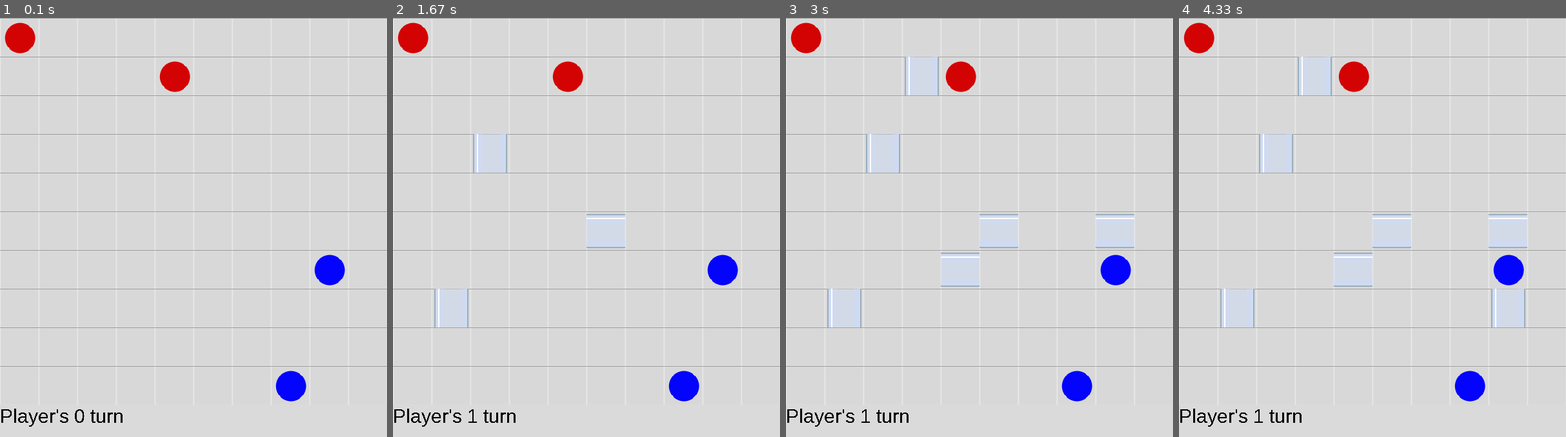
Above: before the commit, frames 1-4 (left to right).
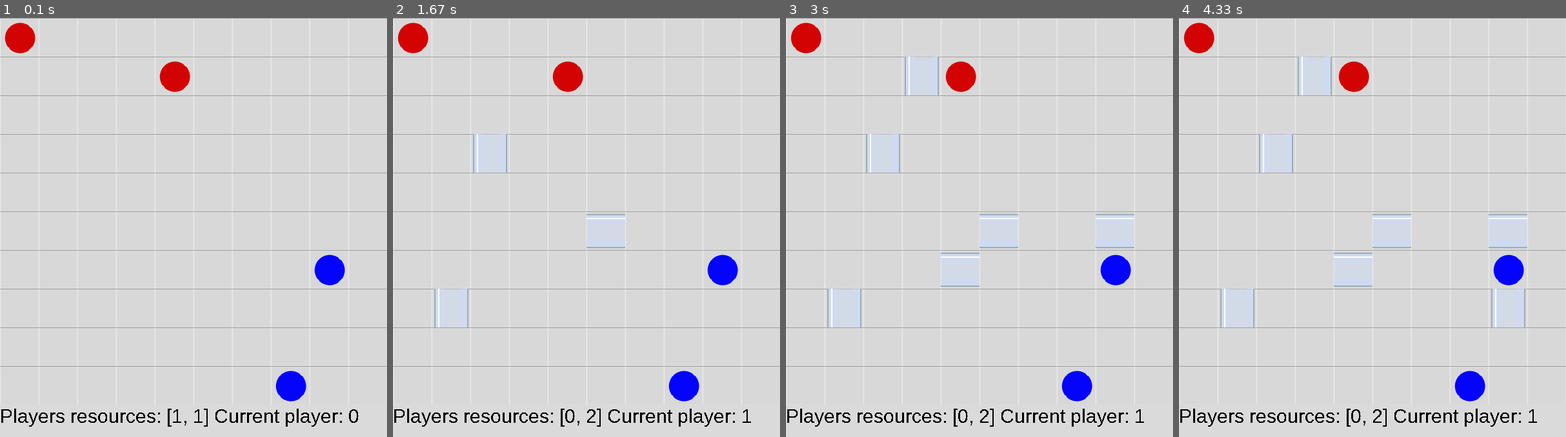
Above: after the commit, the same moments.

Repository: Hairash/pipes-game
Game: pygame game, started from main.py
Two runs of this game, one before a commit and one after it. Both use one fixed random seed, a clock stepped at 60 frames per second and the inputs below.
Inputs (mouse positions are in pixels of both pictures, inside the frame that each line leads up to):
- Up to frame 1 (0.1 s): no input
- Up to frame 2 (1.67 s): click (586, 227) at 0.38 s; click (466, 323) at 0.78 s; click (493, 143) at 1.2 s; move the mouse to (586, 277) at 1.5 s
- Up to frame 3 (3 s): click (979, 277) at 1.7 s; click (917, 89) at 2.27 s; move the mouse to (1099, 219) at 2.63 s; click (1099, 219) at 2.9 s
- Up to frame 4 (4.33 s): move the mouse to (1507, 311) at 3.3 s; click (1507, 311) at 3.6 s; move the mouse to (1279, 302) at 4.03 s

The runs differ from the first frame. In frame 1, 0.7% of the frame differs, in the area x 14-93%, y 93-98%; in frame 2, 0.7%; in frame 3, 0.7%; in frame 4, 0.7%.

Commit message:
Add resources and check, if pipe can be constructed

Diff:
--- a/game.py
+++ b/game.py
@@ -163,6 +163,7 @@
         self.PLAYER_BALLS_IMAGES = get_player_balls_images(self.cell_size)
 
         self.num_of_players = 2
+        self.players_resources = [1] * self.num_of_players
         self.cur_player = 0
         self.field = [[CELL_VALUES.EMPTY] * self.rows for _ in range(self.rows)]
         self.prev_field = deepcopy(self.field)
@@ -453,6 +454,10 @@
                 (self.field[next_x][next_y] not in [CELL_VALUES.EMPTY, CELL_VALUES.RESERVED]):
             self.cancel_pipe()
             return
+        if len(self.pipe_path) > self.players_resources[self.cur_player]:
+            self.cancel_pipe()
+            return
+        self.players_resources[self.cur_player] -= len(self.pipe_path)
         self.pipe_path += [self.cur_cell, next_cell]
         # make next cell reserved
         self.change_cell(*next_cell, CELL_VALUES.RESERVED)
@@ -561,9 +566,11 @@
 
     def end_turn(self):
         self.cur_player = (self.cur_player + 1) % self.num_of_players
+        self.add_resources_cur_player()
         self.output_cur_player()
 
     def refresh_info(self):
+        self.info = f'Players resources: {self.players_resources} Current player: {self.cur_player}'
         pygame.draw.rect(self.window, GRAY, (
             0, self.window_size, self.window_size, self.window_size + PANEL_SIZE
         ))
@@ -578,3 +585,6 @@
     def output_cur_player(self):
         self.info = f'Player\'s {self.cur_player} turn'
         self.refresh_info()
+
+    def add_resources_cur_player(self):
+        self.players_resources[self.cur_player] += 1
